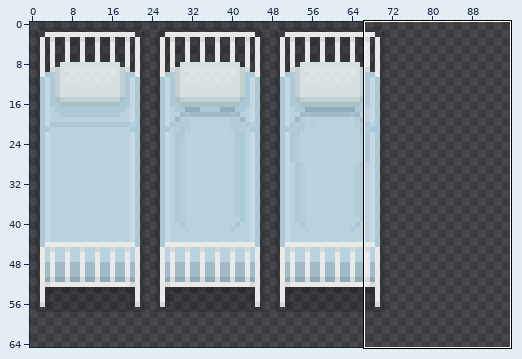
Sprite sheet: assets/bed.png. The first picture is a wide view before the edit; the outline marks the close-up.
Close-up. The starting point:
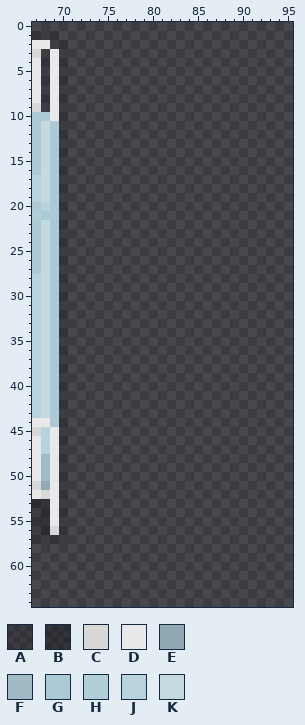
The file is 96x118 pixels. Colours within 5 levels of each other are drawn and written as one. Shown: x 67..95, y 0..64. The wide view leaves out empty margins.
Palette (. is transparent): A #00000026  B #00000046  C #d8d8d8  D #e9e9e9  E #90a9b2  F #a0bbc5  G #abcad5  H #b1ced9  J #b8d3dd  K #c5d9e1
Pixels before, first column x 67:
 1 AAA.
 2 DDAA
 3 CADA
 4 DADA
 5 DADA
 6 DADA
 7 DADA
 8 DADA
 9 CADA
10 GGDA
11 GKGA
12 GKGA
13 GKGA
14 GKGA
15 GKGA
16 GKGA
17 JKGA
18 JKGA
19 JKGA
20 GJGA
21 HGGA
22 GKGA
23 GKGA
24 GKGA
25 GKGA
26 GKGA
27 GKGA
28 JKGA
29 JKGA
30 JKGA
31 JKGA
32 JKGA
33 JKGA
34 JKGA
35 JKGA
36 JKGA
37 JKGA
38 JKGA
39 JKGA
40 JKGA
41 JKGA
42 JKGA
43 JKGA
44 DDGA
45 CJDA
46 DJDA
47 DJDA
48 DFDA
49 DFDA
50 DFDA
51 CEDA
52 DCDA
53 BBDA
54 ABDA
55 ABDA
56 ABCA
57 AAAA
Now the later version:
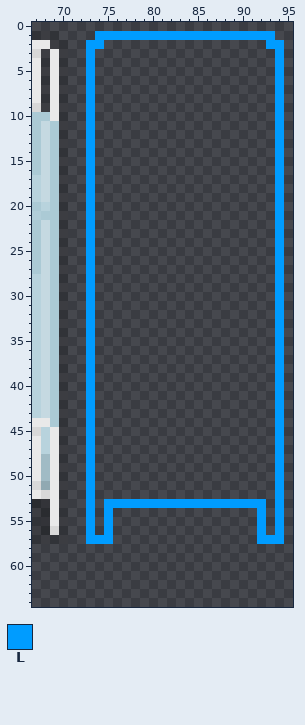
Colours new in this view: L #009cff
From the commit log: new bed tileset with selection
Changes in this commit:
Changed rows in their new state; - is an unchanged pixel.
first column x 73:
 1 -LLLLLLLLLLLLLLLLLLLL-
 2 LL------------------LL
 3 L--------------------L
 4 L--------------------L
 5 L--------------------L
 6 L--------------------L
 7 L--------------------L
 8 L--------------------L
 9 L--------------------L
10 L--------------------L
11 L--------------------L
12 L--------------------L
13 L--------------------L
14 L--------------------L
15 L--------------------L
16 L--------------------L
17 L--------------------L
18 L--------------------L
19 L--------------------L
20 L--------------------L
21 L--------------------L
22 L--------------------L
23 L--------------------L
24 L--------------------L
25 L--------------------L
26 L--------------------L
27 L--------------------L
28 L--------------------L
29 L--------------------L
30 L--------------------L
31 L--------------------L
32 L--------------------L
33 L--------------------L
34 L--------------------L
35 L--------------------L
36 L--------------------L
37 L--------------------L
38 L--------------------L
39 L--------------------L
40 L--------------------L
41 L--------------------L
42 L--------------------L
43 L--------------------L
44 L--------------------L
45 L--------------------L
46 L--------------------L
47 L--------------------L
48 L--------------------L
49 L--------------------L
50 L--------------------L
51 L--------------------L
52 L--------------------L
53 L-LLLLLLLLLLLLLLLLLL-L
54 L-L----------------L-L
55 L-L----------------L-L
56 L-L----------------L-L
57 LLL----------------LLL
